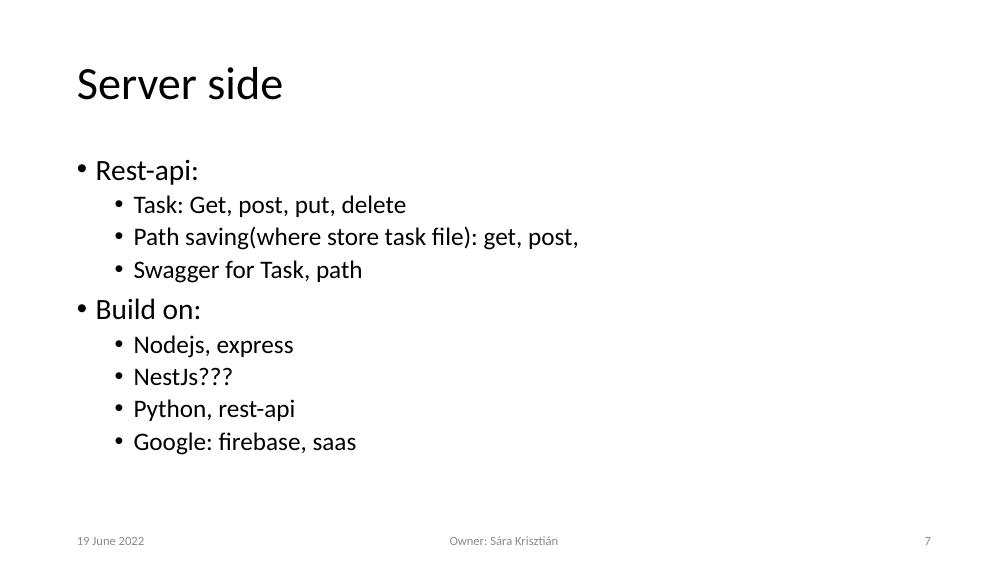
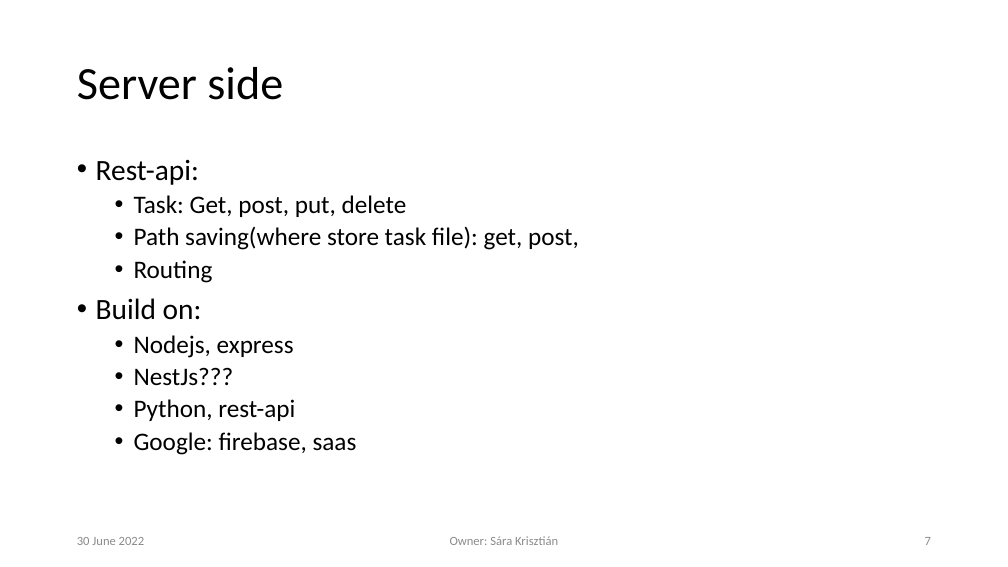
Before and after one commit to krisztian14testgit/ng-task-monitor, a slide deck: slide 7 of plan/TaskTracingApp.pptx. Drawn at 1008x567 pixels with LibreOffice and Linux fonts; fonts in the diff are those of the drawing; background and template pictures are left out. Boxes give left, top, right and bottom in pixels: in the first picture for what was removed or moved away, otherwise in the second. Text is boxed around its words. In the diff, an @@ line names an element or a change of style, - is before the commit and + after.

```diff
--- a/plan/TaskTracingApp.pptx
+++ b/plan/TaskTracingApp.pptx
@@ text at (134, 260, 213, 283): text changed @@
-  • Swagger for Task, path
+  • Routing
@@ text at (77, 537, 145, 545): text changed @@
-19 June 2022
+30 June 2022
```
Also in this commit, not shown: 8 other slides changed.
